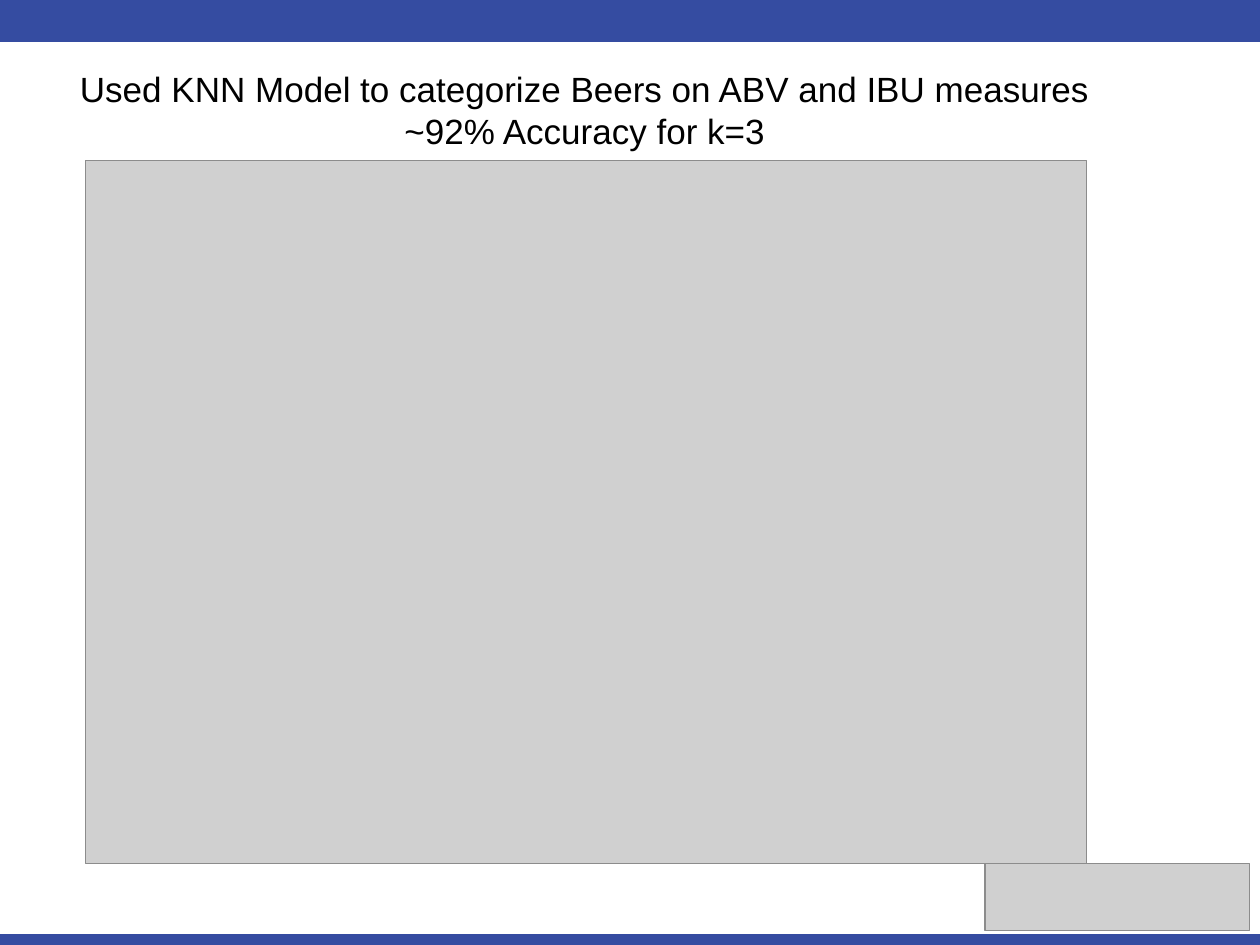
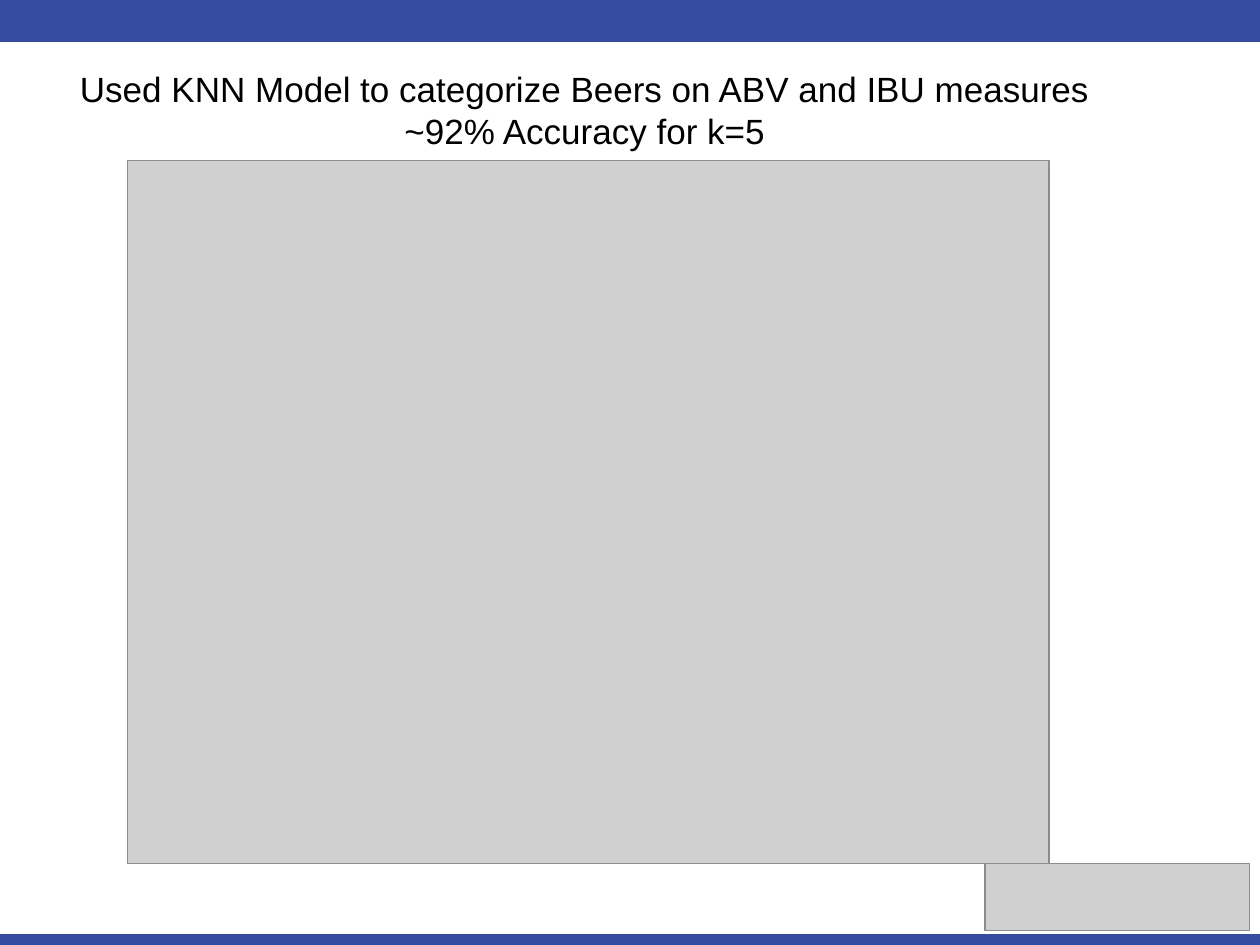
Before and after one commit to simerkreddy/SMU_DDS_Case_Study_1, a slide deck: slide 24 of Simerpreet_Reddy_Unit_8_Assignment.pptx. Drawn at 1260x945 pixels with LibreOffice and Linux fonts; fonts in the diff are those of the drawing; grey boxes stand for pictures; background and template pictures are left out. Boxes give left, top, right and bottom in pixels: in the first picture for what was removed or moved away, otherwise in the second. Text is boxed around its words. In the diff, an @@ line names an element or a change of style, - is before the commit and + after.

```diff
--- a/Simerpreet_Reddy_Unit_8_Assignment.pptx
+++ b/Simerpreet_Reddy_Unit_8_Assignment.pptx
@@ text at (x1=404, y1=118, x2=764, y2=150): text changed @@
-~92% Accuracy for k=3
+~92% Accuracy for k=5
@@ picture resized from (x1=86, y1=160, x2=1087, y2=863) to (x1=127, y1=160, x2=1048, y2=863) @@
```
Also in this commit, not shown: 3 other slides changed, 2 other files.
